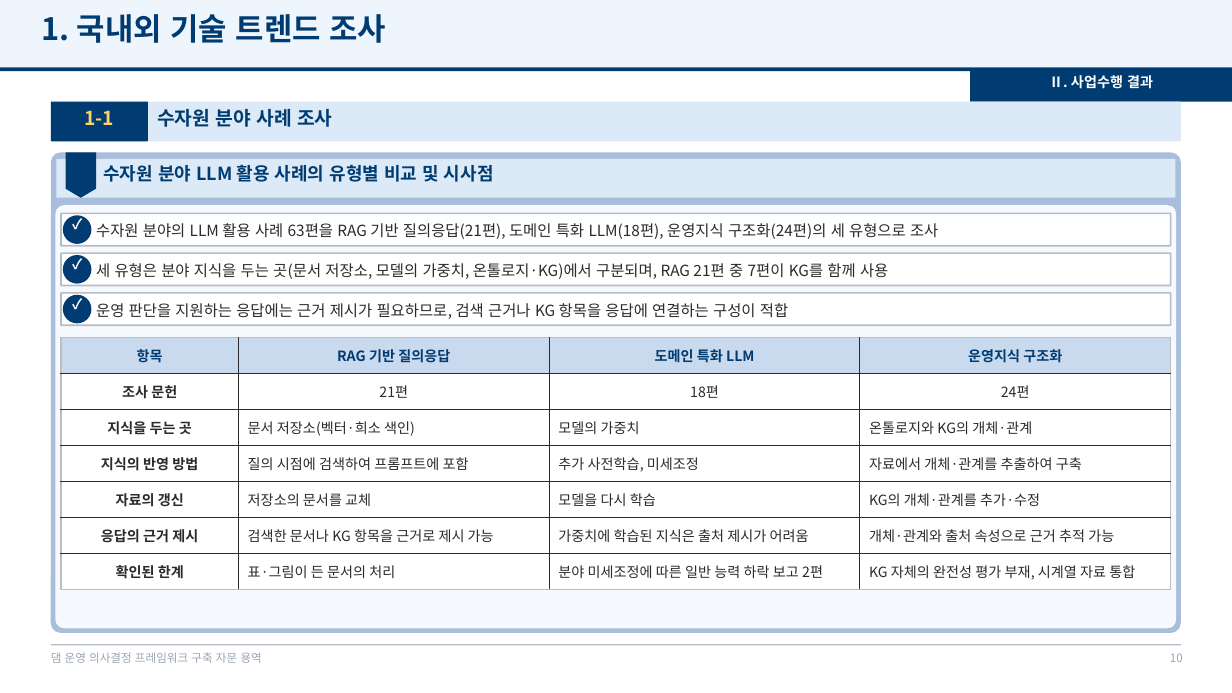
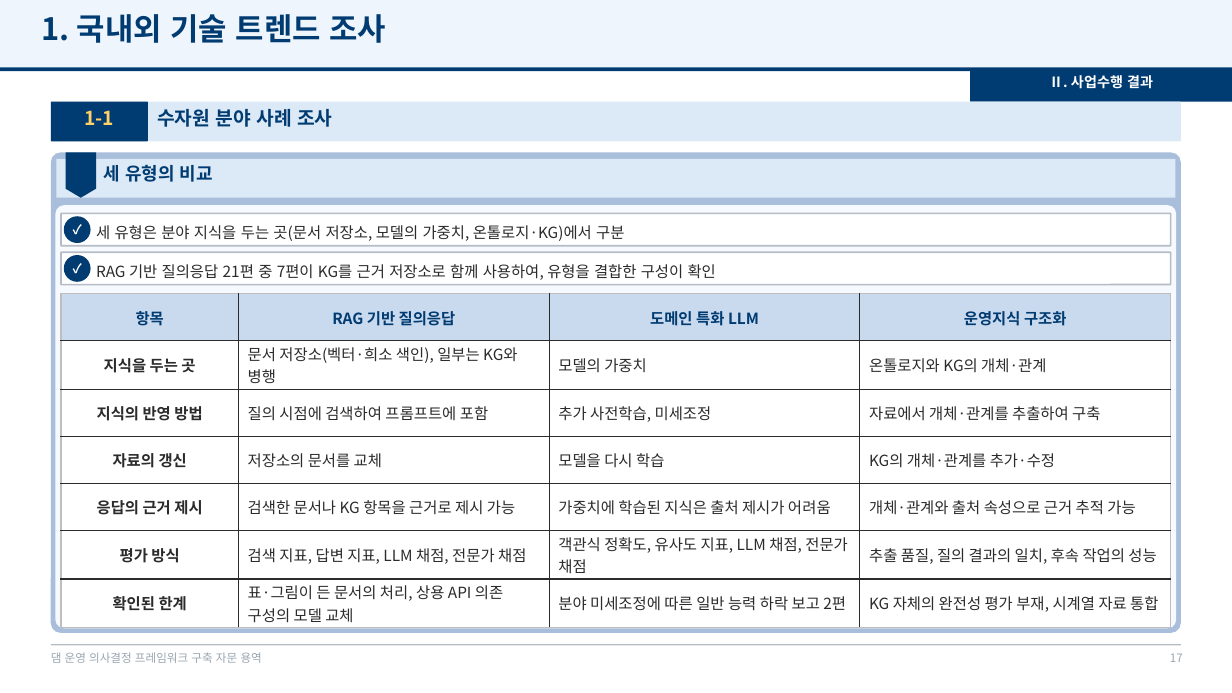
Before and after one commit to mkm1119/KGRAG-LLM, a slide deck: slide 17 of project_khnp/2026.12.09_최종보고회_발표자료_템플릿.pptx (slide 10 before the commit). Drawn at 1232x693 pixels with LibreOffice and Linux fonts; fonts in the diff are those of the drawing; background and template pictures are left out. Boxes give left, top, right and bottom in pixels: in the first picture for what was removed or moved away, otherwise in the second. Text is boxed around its words. In the diff, an @@ line names an element or a change of style, - is before the commit and + after.

```diff
--- a/project_khnp/2026.12.09_최종보고회_발표자료_템플릿.pptx
+++ b/project_khnp/2026.12.09_최종보고회_발표자료_템플릿.pptx
@@ text at <box>103,165,213,182</box>: text changed @@
-수자원 분야 LLM 활용 사례의 유형별 비교 및 시사점
+세 유형의 비교
@@ text "✓" at <box>64,216,91,243</box>: size 11 to 10 pt; vertical alignment top to middle @@
@@ text at <box>96,225,624,241</box>: text changed @@
-세 유형은 분야 지식을 두는 곳(문서 저장소, 모델의 가중치, 온톨로지·KG)에서 구분되며, RAG 21편 중 7편이 KG를 함께 사용
+세 유형은 분야 지식을 두는 곳(문서 저장소, 모델의 가중치, 온톨로지·KG)에서 구분
@@ text "세 유형은 분야 지식을 두는 ..." at <box>96,225,624,241</box>: vertical alignment top to middle @@
@@ text "✓" at <box>64,255,91,282</box>: size 11 to 10 pt; vertical alignment top to middle @@
@@ text "RAG 기반 질의응답 21편 중 ..." at <box>96,264,716,280</box>: vertical alignment top to middle @@
@@ text at <box>96,264,716,280</box>: text changed @@
-수자원 분야의 LLM 활용 사례 63편을 RAG 기반 질의응답(21편), 도메인 특화 LLM(18편), 운영지식 구조화(24편)의 세 유형으로 조사
+RAG 기반 질의응답 21편 중 7편이 KG를 근거 저장소로 함께 사용하여, 유형을 결합한 구성이 확인
@@ table at <box>61,294,1170,627</box> @@
-row 2: 조사 문헌 | 21편 | 18편 | 24편
-row 3: 지식을 두는 곳 | 문서 저장소(벡터·희소 색인) | 모델의 가중치 | 온톨로지와 KG의 개체·관계
+row 2: 지식을 두는 곳 | 문서 저장소(벡터·희소 색인), 일부는 KG와 병행 | 모델의 가중치 | 온톨로지와 KG의 개체·관계
-row 7: 확인된 한계 | 표·그림이 든 문서의 처리 | 분야 미세조정에 따른 일반 능력 하락 보고 2편 | KG 자체의 완전성 평가 부재, 시계열 자료 통합
+row 6: 평가 방식 | 검색 지표, 답변 지표, LLM 채점, 전문가 채점 | 객관식 정확도, 유사도 지표, LLM 채점, 전문가 채점 | 추출 품질, 질의 결과의 일치, 후속 작업의 성능
+row 7: 확인된 한계 | 표·그림이 든 문서의 처리, 상용 API 의존 구성의 모델 교체 | 분야 미세조정에 따른 일반 능력 하락 보고 2편 | KG 자체의 완전성 평가 부재, 시계열 자료 통합
@@ size 11 to 12 pt in "항목", "RAG 기반 질의응답", "도메인 특화 LLM", "운영지식 구조화" and 3 more places @@
@@ table: place and size @@
-table at <box>61,337,1170,590</box>
+table at <box>61,294,1170,627</box>
@@ rounded rectangle removed at <box>61,293,1171,325</box> @@
@@ ellipse removed at <box>63,295,91,323</box> @@
@@ text removed at <box>63,295,91,322</box> @@
-✓
@@ text removed at <box>96,303,788,319</box> @@
-운영 판단을 지원하는 응답에는 근거 제시가 필요하므로, 검색 근거나 KG 항목을 응답에 연결하는 구성이 적합
@@ page number at <box>1170,653,1183,662</box>: text changed @@
-10
+17
```
Also in this commit, not shown: 29 other slides changed, 8 slides added, 1 other file.
